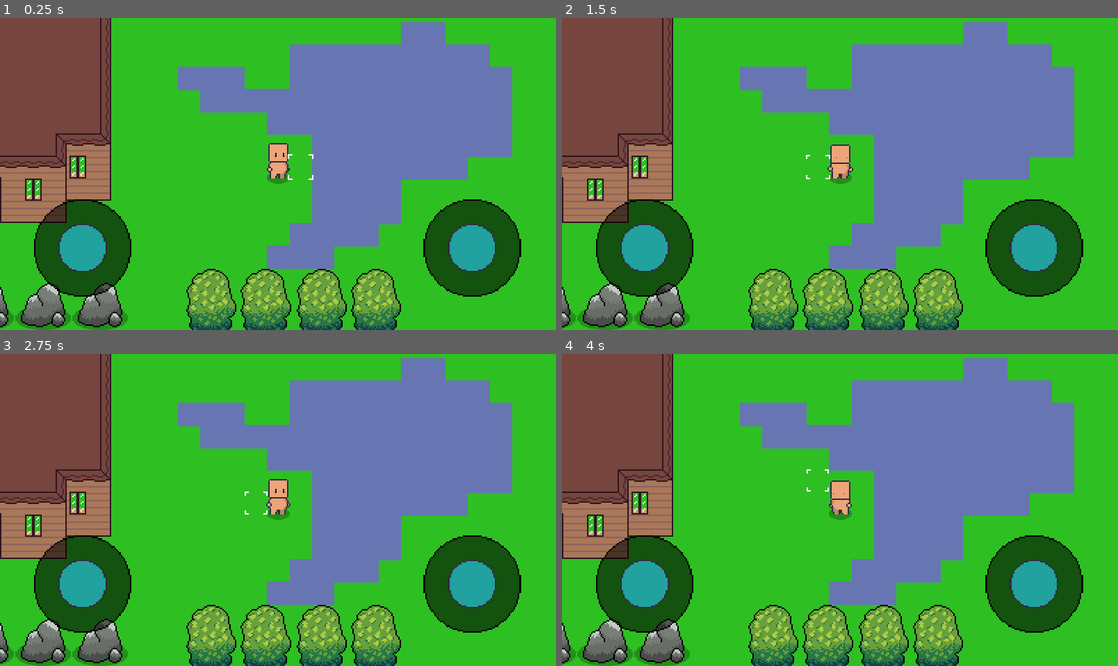
Above: before the commit, frames 1-4 (two rows, left to right).
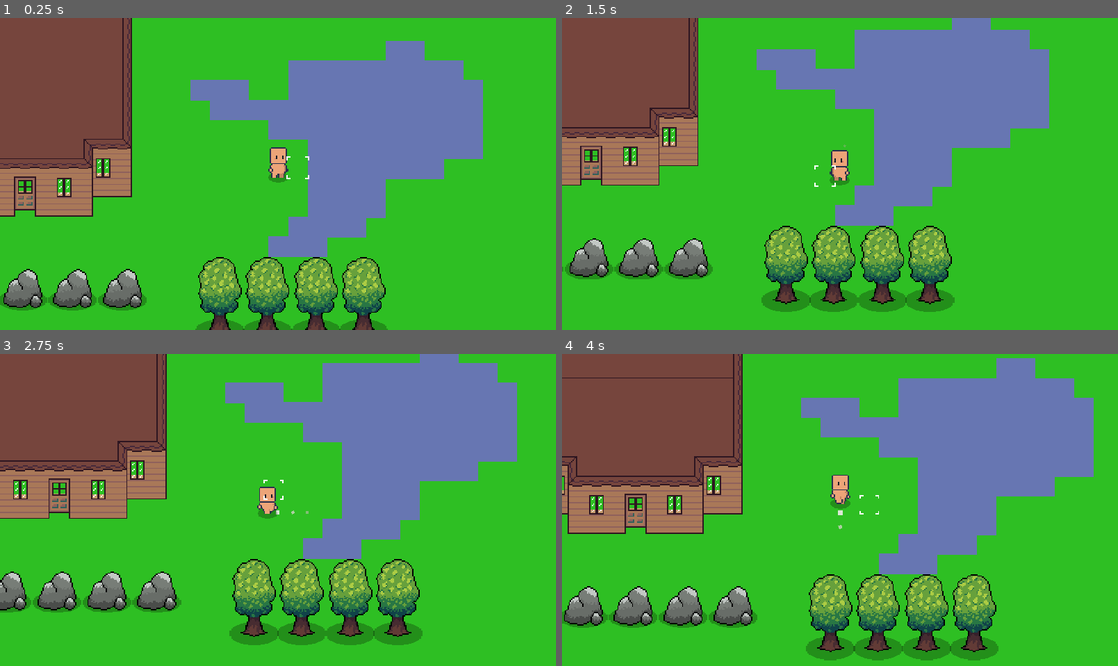
Above: after the commit, the same moments.

Repository: Xtero61/ciftci
Game: Godot game, scene res://test.tscn
Two runs of this game, one before a commit and one after it. Both use one fixed random seed, a clock stepped at 60 frames per second and the inputs below.
Inputs (mouse positions are in pixels of both pictures, inside the frame that each line leads up to):
- Up to frame 1 (0.25 s): no input
- Up to frame 2 (1.5 s): move the mouse to (962, 158) at 0.52 s; hold Down (Asagi) 0.53-1.25 s; click (962, 158) at 0.67 s; drag from (728, 189) to (662, 317) at 1.27 s
- Up to frame 3 (2.75 s): move the mouse to (333, 441) at 2.02 s; hold Left (Sol) from 2.03 s (still down); click (333, 441) at 2.17 s
- Up to frame 4 (4 s): release Left (Sol) at 2.75 s; drag from (812, 572) to (606, 653) at 2.77 s; move the mouse to (1006, 556) at 3.52 s; hold Up (Yukari) from 3.53 s (still down); click (1006, 556) at 3.67 s

The runs differ from the first frame. In frame 1, 30% of the frame differs, in the area x 0-94%, y 0-100%; in frame 2, 38%; in frame 3, 44%; in frame 4, 43%.
Error after the commit: Attempt to call function 'world_to_map' in base 'null instance' on a null instance. (res://Genel.gd:132)

Commit message:
değişiklikler

Diff:
--- a/Blok/Kapı/DunyaKapi.gd
+++ b/Blok/Kapı/DunyaKapi.gd
@@ -7,6 +7,9 @@
 
 var VurulmaSayi : int = 0
 var KirilmaSayi : int = 3
+
+func _ready():
+	kapi_etrafi_kontrol()
 
 func kapi_etrafi_kontrol():
 	Genel._KapiUstu("Koyma",global_position)
--- a/Genel.gd
+++ b/Genel.gd
@@ -9,6 +9,12 @@
 const yeryuzu_kara : int = 3
 const yeryuzu_kenar_kara : int = 2
 const yeryuzu_deniz : int = 1
+
+enum Yeryuzu {
+	deniz = 1,
+	kenar_kara,
+	kara,
+}
 
 #Tarla döşeme sayıları
 const tarla_toprak : int = 0
@@ -28,7 +34,6 @@
 var Kapisahne = load("res://Blok/Kapı/DunyaKapi.tscn")
 
 func _TarlaYapma(Koy_Sil_Sula_Kontrol,Fare_yer):
-
 	#aldığı kordinatı tilemap kordinatına çevirir
 	var tile = get_node(TARLA_TILEMAP).world_to_map(Fare_yer)
 
@@ -114,7 +119,8 @@
 func _KapiUstu(Koyma_Silme,Kapi_Yer):
 	var tile = get_node(TARLA_TILEMAP).world_to_map(Kapi_Yer)
 	if Koyma_Silme == "Koyma":
-		if get_node(YAPI_TILEMAP).get_cell(tile.x+1,tile.y) >= 0 and get_node(YAPI_TILEMAP).get_cell(tile.x-1,tile.y) >= 0 :
+		if ((get_node(YAPI_TILEMAP).get_cell(tile.x-1,tile.y) == yapi_duvar or get_node(YAPI_TILEMAP).get_cell(tile.x-1,tile.y) == yapi_duvar_camli)
+	    or (get_node(YAPI_TILEMAP).get_cell(tile.x+1,tile.y) == yapi_duvar or get_node(YAPI_TILEMAP).get_cell(tile.x+1,tile.y) == yapi_duvar_camli)):
 			get_node(YAPI_TILEMAP).set_cell(tile.x,tile.y+1,yapi_kapi_ust)
 			get_node(YAPI_TILEMAP).update_bitmask_region(tile,tile)
 
--- a/Joystick/virtual_joystick.gd
+++ b/Joystick/virtual_joystick.gd
@@ -66,6 +66,8 @@
 #### FUNCTIONS ####
 
 func _ready() -> void:
+	if $".".name == "YonDokunmatikTus":
+		$vurma.visible = true
 	if not OS.has_touchscreen_ui_hint() and visibility_mode == VisibilityMode.TOUCHSCREEN_ONLY:
 		hide()
 
--- a/Joystick/virtual_joystick.tscn
+++ b/Joystick/virtual_joystick.tscn
@@ -1,8 +1,9 @@
-[gd_scene load_steps=4 format=2]
+[gd_scene load_steps=5 format=2]
 
 [ext_resource path="res://Joystick/resim/Tus.png" type="Texture" id=1]
 [ext_resource path="res://Joystick/virtual_joystick.gd" type="Script" id=2]
 [ext_resource path="res://Joystick/resim/dokunmatiktusarka.png" type="Texture" id=3]
+[ext_resource path="res://Joystick/resim/dokunmatiktusarkavurma.png" type="Texture" id=4]
 
 [node name="Virtual joystick" type="Control"]
 anchor_top = 1.0
@@ -13,6 +14,24 @@
 margin_bottom = -169.0
 rect_scale = Vector2( 0.5, 0.5 )
 script = ExtResource( 2 )
+
+[node name="vurma" type="TextureRect" parent="."]
+visible = false
+anchor_left = 0.5
+anchor_top = 0.5
+anchor_right = 0.5
+anchor_bottom = 0.5
+margin_left = -125.0
+margin_top = -125.0
+margin_right = 125.0
+margin_bottom = 125.0
+grow_horizontal = 2
+grow_vertical = 2
+rect_pivot_offset = Vector2( 129, 123 )
+size_flags_horizontal = 4
+size_flags_vertical = 4
+texture = ExtResource( 4 )
+stretch_mode = 6
 
 [node name="Base" type="TextureRect" parent="."]
 anchor_left = 0.5
--- a/Oyuncu/Oyuncu.gd
+++ b/Oyuncu/Oyuncu.gd
@@ -12,9 +12,9 @@
 onready var El_Cevir = $DoluEl/Cevir
 onready var El_Esya_Yer = $DoluEl/Cevir/AnimasyonO
 onready var TimerVurma = $TimerVurma
-onready var UI = $UI
-onready var YurumeDokunmatikTus = $UI/YurumeDokunmatikTus
-onready var YonDokunmatikTus = $UI/YonDokunmatikTus
+onready var AndroidUI = $AndroidUI
+onready var YurumeDokunmatikTus = $AndroidUI/YurumeDokunmatikTus
+onready var YonDokunmatikTus = $AndroidUI/YonDokunmatikTus
 
 var kare_boyu = 16.0
 var vektor = Vector2.ZERO
@@ -22,9 +22,9 @@
 
 func _ready():
 	if OS.get_name() != "Android":
-		UI.visible = true
+		AndroidUI.visible = false
 	else :
-		UI.visible = true
+		AndroidUI.visible = true
 
 func _process(_delta):
 	var imlec_yer = Esya_Vurma_Yer.global_position + Vector2(8,8)
@@ -34,7 +34,7 @@
 
 	#oyuncunun vektörünün ayarlanması
 	var Yon : Vector2 = Vector2.ZERO
-	if UI.visible == false :
+	if AndroidUI.visible == false :
 		Yon.x = Input.get_action_strength("Sag") - Input.get_action_strength("Sol")
 		Yon.y = Input.get_action_strength("Asagi") - Input.get_action_strength("Yukari")
 	else :
@@ -113,7 +113,7 @@
 		El_Esya_Yer.add_child(CamliDuvar)
 
 	var fare_global : Vector2
-	if UI.visible == false :
+	if AndroidUI.visible == false :
 		fare_global = get_global_mouse_position()
 			#oyuncunun yönü ve eldeki eşyanın yönü
 		if fare_global.x - global_position.x < 0:
@@ -134,7 +134,7 @@
 			Cevir.scale.x = 1
 			El_Cevir.scale.y = 1
 		#eldeki esyayı fare göre çevirme
-		Dolu_el.look_at(fare_global*1000)
+		Dolu_el.look_at(fare_global*500)
 
 
 	#elde eşya olup olmamasına göre animasyon değişimleri
@@ -144,7 +144,7 @@
 		Sol_el.visible = false
 		Dolu_el.visible = true
 
-		if UI.visible == false:
+		if AndroidUI.visible == false:
 		#eldeki eşyayla vurma
 			if event.is_action_pressed("Vurma") and ! VanimationPlayer.is_playing():
 				TimerVurma.start()
--- a/Oyuncu/Oyuncu.tscn
+++ b/Oyuncu/Oyuncu.tscn
@@ -388,22 +388,22 @@
 
 [node name="Camera2D" type="Camera2D" parent="."]
 current = true
-zoom = Vector2( 0.7, 0.7 )
+zoom = Vector2( 0.8, 0.8 )
 smoothing_enabled = true
 
 [node name="TimerVurma" type="Timer" parent="."]
 wait_time = 0.06
 one_shot = true
 
-[node name="UI" type="CanvasLayer" parent="."]
-
-[node name="YurumeDokunmatikTus" parent="UI" instance=ExtResource( 7 )]
+[node name="AndroidUI" type="CanvasLayer" parent="."]
+
+[node name="YurumeDokunmatikTus" parent="AndroidUI" instance=ExtResource( 7 )]
 margin_left = 32.0
 margin_top = -136.0
 margin_right = 240.0
 margin_bottom = 72.0
 
-[node name="YonDokunmatikTus" parent="UI" instance=ExtResource( 7 )]
+[node name="YonDokunmatikTus" parent="AndroidUI" instance=ExtResource( 7 )]
 margin_left = 432.0
 margin_top = -136.0
 margin_right = 640.0
--- /dev/null
+++ b/Yeryuzu/AutotileTarla.gd
@@ -0,0 +1,6 @@
+tool
+extends TileSet
+
+#hepsinii birleştirir
+func _is_tile_bound(_id, neighbour_id) :
+	return neighbour_id in get_tiles_ids()
--- a/test.tscn
+++ b/test.tscn
@@ -1,7 +1,8 @@
-[gd_scene load_steps=113 format=2]
+[gd_scene load_steps=114 format=2]
 
 [ext_resource path="res://Yeryuzu/Yeryuzu.tres" type="TileSet" id=1]
 [ext_resource path="res://Oyuncu/Oyuncu.tscn" type="PackedScene" id=2]
+[ext_resource path="res://Yeryuzu/AutotileTarla.gd" type="Script" id=3]
 [ext_resource path="res://Yeryuzu/Toprak_Tarla.png" type="Texture" id=4]
 [ext_resource path="res://Yeryuzu/Surulmus_Tarla_1.png" type="Texture" id=5]
 [ext_resource path="res://Blok/Duvar/Duvar.png" type="Texture" id=6]
@@ -109,7 +110,7 @@
 3/shape_one_way_margin = 0.0
 3/shapes = [  ]
 3/z_index = 0
-script = ExtResource( 7 )
+script = ExtResource( 3 )
 
 [sub_resource type="ConvexPolygonShape2D" id=2]
 points = PoolVector2Array( 0, 32, 16, 32, 16, 48, 0, 48 )
@@ -1117,7 +1118,7 @@
 [node name="Agac4" parent="Yapi" instance=ExtResource( 15 )]
 position = Vector2( 280, 316 )
 
-[node name="Cati" type="TileMap" parent="."]
+[node name="Cati" type="TileMap" parent="Yapi"]
 z_index = 1
 tile_set = SubResource( 97 )
 cell_size = Vector2( 16, 16 )
@@ -1126,3 +1127,5 @@
 cell_tile_origin = 1
 format = 1
 tile_data = PoolIntArray( 196610, 0, 65537, 196611, 0, 65538, 196612, 0, 65538, 196613, 0, 65538, 196614, 0, 65538, 196 …(1699 unchanged characters)…
+
+[node name="Catilar" type="Node2D" parent="."]
Binary file added: Joystick/resim/dokunmatiktusarkavurma.png
Not shown, added: Joystick/resim/dokunmatiktusarkavurma.png.import
